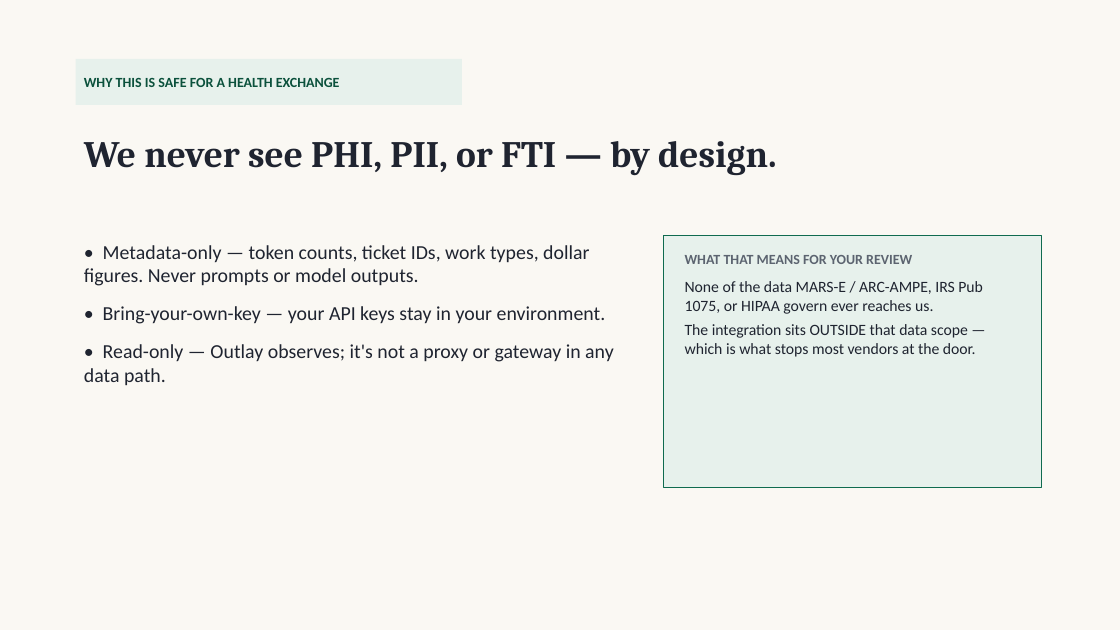
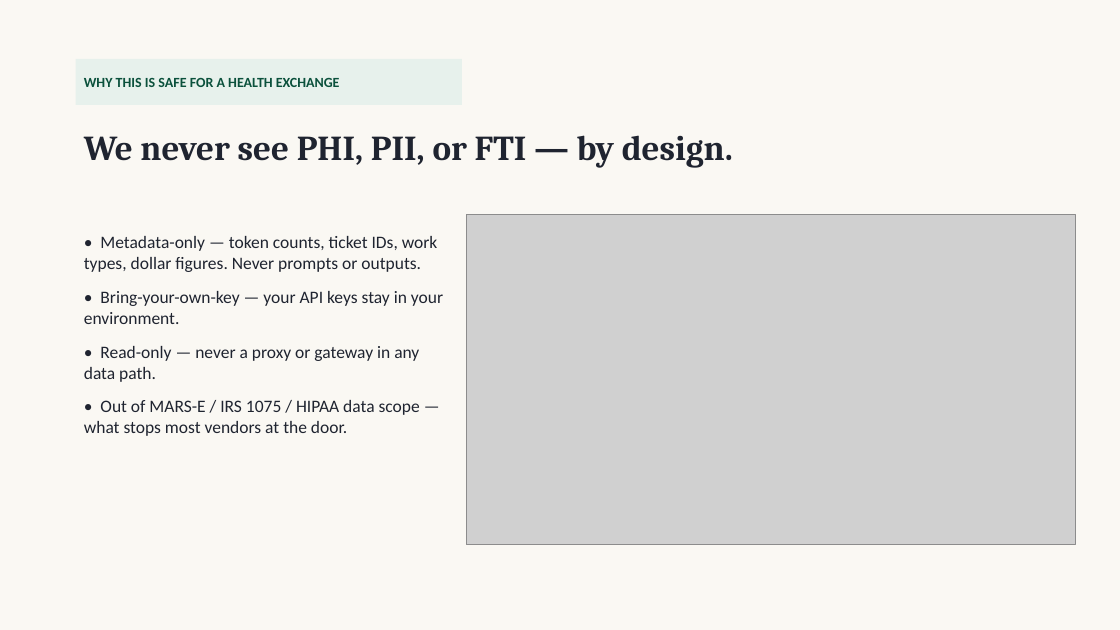
Before and after one commit to krethikram-sudo/options-bot, a slide deck: slide 4 of docs/mhbe-demo-deck.pptx. Drawn at 1120x630 pixels with LibreOffice and Linux fonts; fonts in the diff are those of the drawing; grey boxes stand for pictures. Boxes give left, top, right and bottom in pixels: in the first picture for what was removed or moved away, otherwise in the second. Text is boxed around its words. In the diff, an @@ line names an element or a change of style, - is before the commit and + after.

```diff
--- a/docs/mhbe-demo-deck.pptx
+++ b/docs/mhbe-demo-deck.pptx
@@ text "We never see PHI, PII, ..." at bbox=[84, 135, 733, 168]: size 32 to 30 pt @@
@@ text "• Metadata-only — token counts, ...": place and size @@
-text "• Metadata-only — token counts, ..." at bbox=[84, 245, 614, 386]
+text "• Metadata-only — token counts, ..." at bbox=[84, 236, 443, 436]
@@ text at bbox=[84, 236, 438, 272]: text changed; size 17 to 15 pt @@
-• Metadata-only — token counts, ticket IDs, work types, dollar figures. Never prompts or model outputs.
+• Metadata-only — token counts, ticket IDs, work types, dollar figures. Never prompts or outputs.
@@ picture added at bbox=[466, 214, 1075, 545] @@
@@ rectangle removed at bbox=[664, 235, 1042, 487] @@
-WHAT THAT MEANS FOR YOUR REVIEW
-None of the data MARS-E / ARC-AMPE, IRS Pub 1075, or HIPAA govern ever reaches us.
-The integration sits OUTSIDE that data scope — which is what stops most vendors at the door.
@@ text at bbox=[84, 291, 443, 324]: size 17 to 15 pt in "• Bring-your-own-key — your API keys stay ..."; less space between paragraphs @@
@@ text at bbox=[84, 346, 420, 436]: text changed; size 17 to 15 pt @@
-• Read-only — Outlay observes; it's not a proxy or gateway in any data path.
+• Read-only — never a proxy or gateway in any data path.
+• Out of MARS-E / IRS 1075 / HIPAA data scope — what stops most vendors at the door.
```
Also in this commit, not shown: 5 other slides changed, 9 other files.
